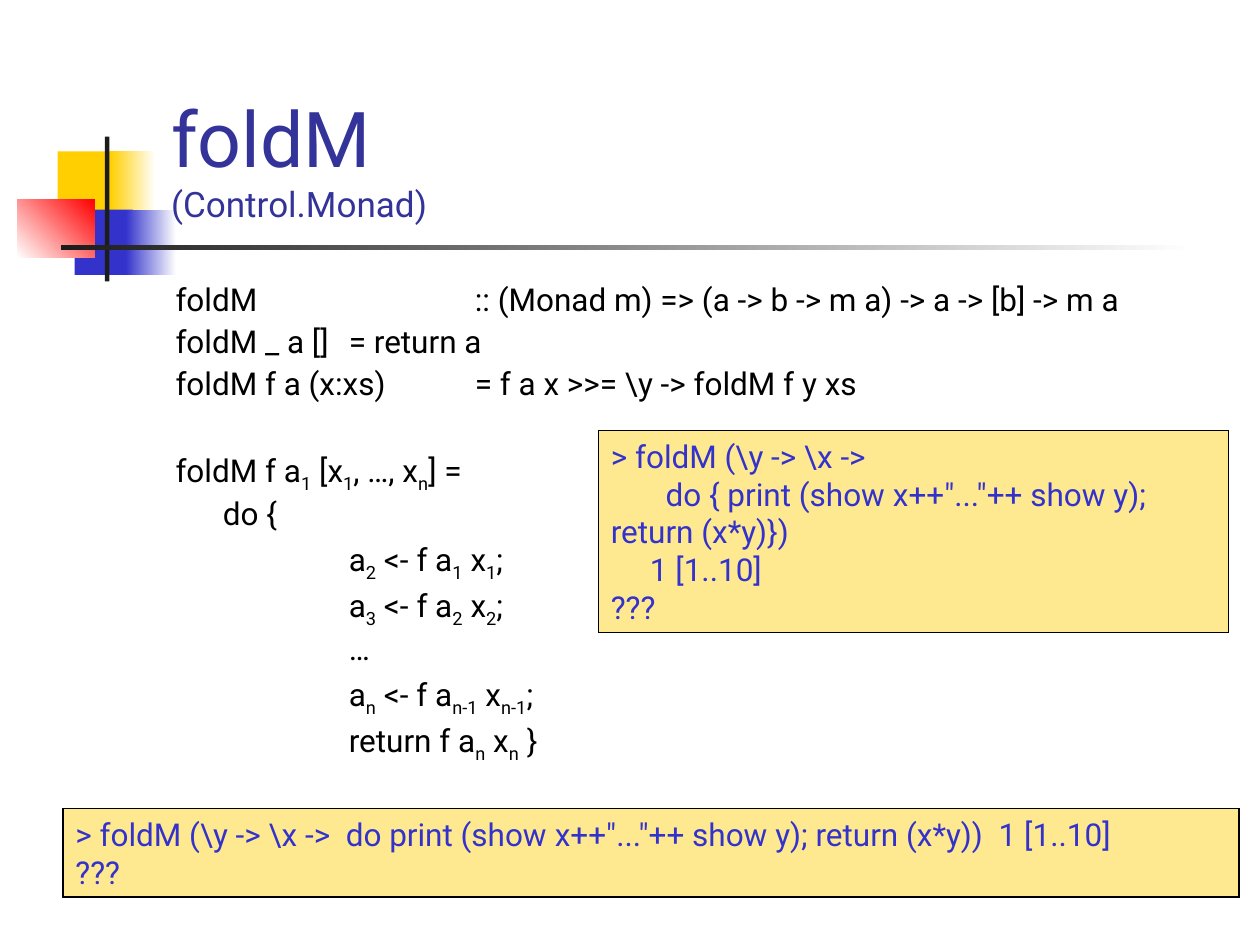
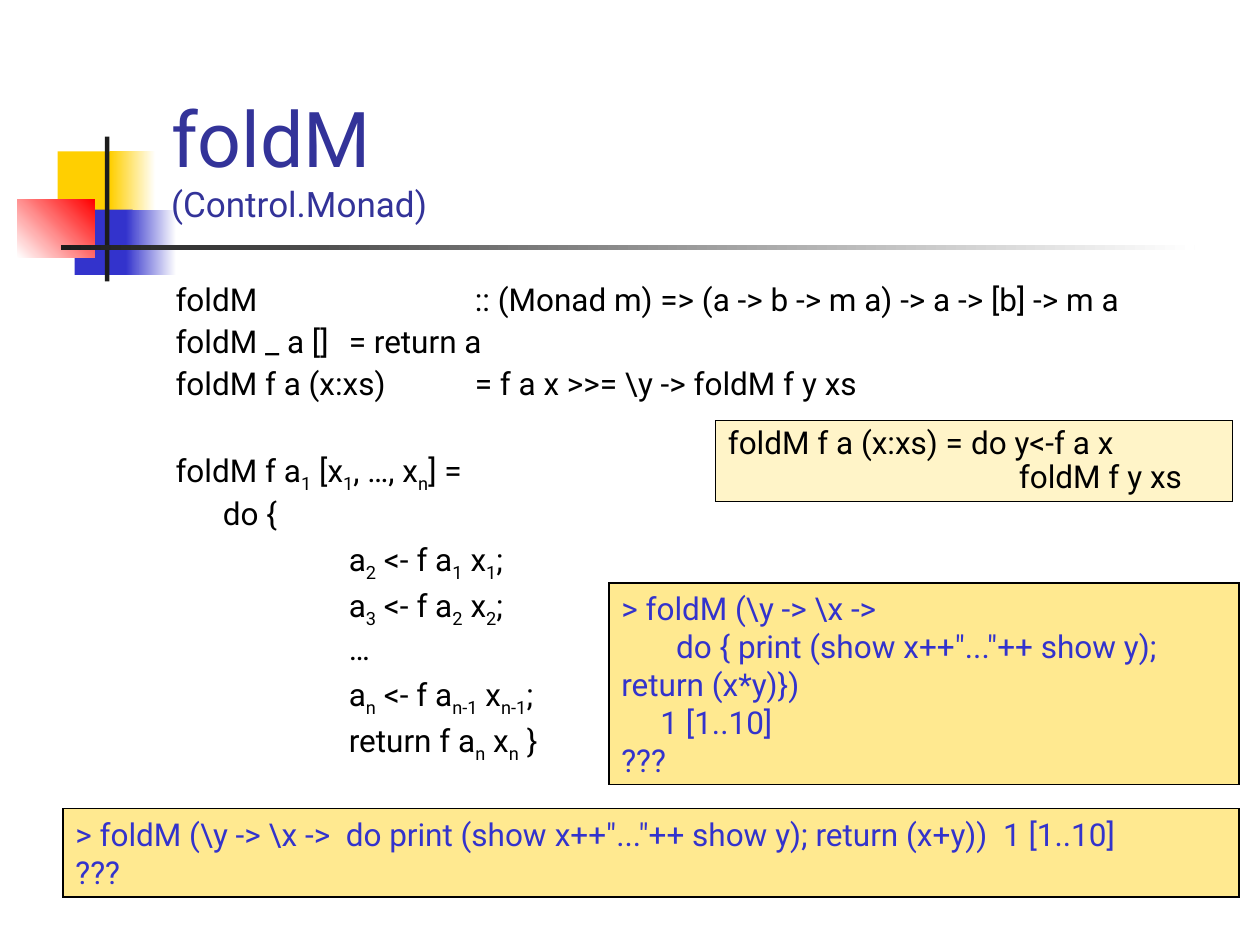
Before and after one commit to Funkcionalne/Prednasky, a slide deck: slide 8 of 13/13_fpro.ppt. Drawn at 1260x945 pixels with LibreOffice and Linux fonts; fonts in the diff are those of the drawing. Boxes give left, top, right and bottom in pixels: in the first picture for what was removed or moved away, otherwise in the second. Text is boxed around its words. In the diff, an @@ line names an element or a change of style, - is before the commit and + after.

```diff
--- a/13/13_fpro.ppt
+++ b/13/13_fpro.ppt
@@ rectangle added at [716,421,1232,501], fill #FFF4C8, outline #000000 0.74 pt, 18 pt, text #000000 @@
+foldM f a (x:xs) = do y<-f a x
+foldM f y xs
@@ rectangle "> foldM (\y -> \x ...": place and size @@
-rectangle "> foldM (\y -> \x ..." at [598,431,1228,633]
+rectangle "> foldM (\y -> \x ..." at [609,583,1239,785]
@@ text in rectangle at [100,820,1115,853]: text changed @@
-> foldM (\y -> \x -> do print (show x++"..."++ show y); return (x*y)) 1 [1..10]
+> foldM (\y -> \x -> do print (show x++"..."++ show y); return (x+y)) 1 [1..10]
```
Also in this commit, not shown: 8 other slides changed, 5 other files.
